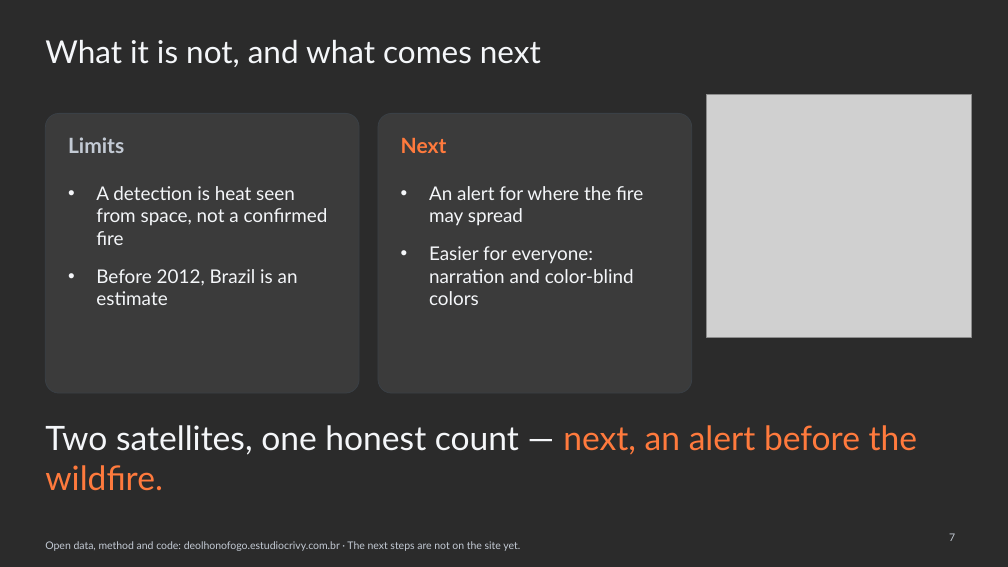
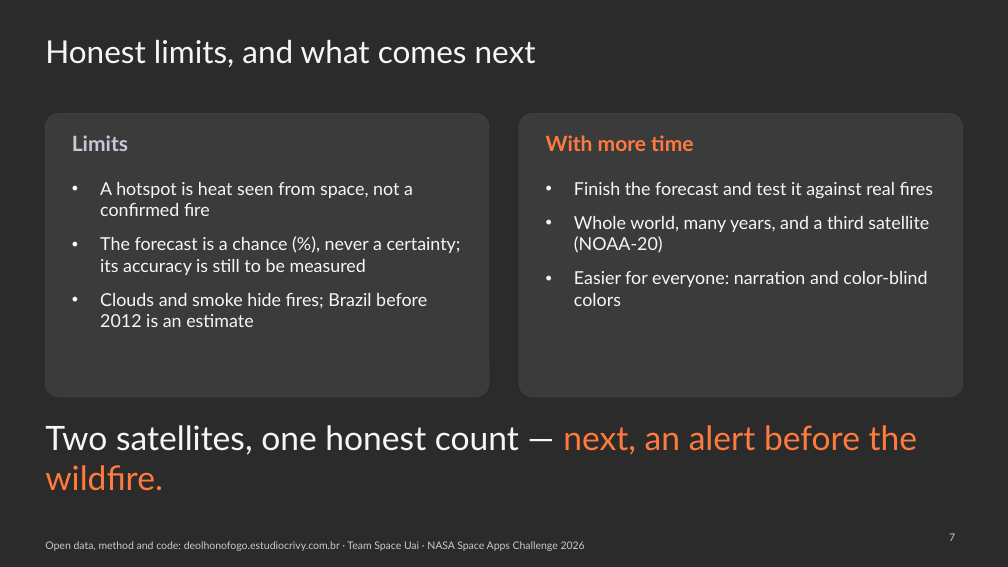
Before and after one commit to WednyFernandes/de-olho-no-fogo, a slide deck: slide 7 of public/apresentacao/de-olho-no-fogo-space-apps-2026-en.pptx. Drawn at 1008x567 pixels with LibreOffice and Linux fonts; fonts in the diff are those of the drawing; grey boxes stand for pictures; background and template pictures are left out; a plain dark background stands for a picture behind light text. Boxes give left, top, right and bottom in pixels: in the first picture for what was removed or moved away, otherwise in the second. Text is boxed around its words. In the diff, an @@ line names an element or a change of style, - is before the commit and + after.

```diff
--- a/public/apresentacao/de-olho-no-fogo-space-apps-2026-en.pptx
+++ b/public/apresentacao/de-olho-no-fogo-space-apps-2026-en.pptx
@@ title at (x1=45, y1=40, x2=536, y2=67): text changed @@
-What it is not, and what comes next
+Honest limits, and what comes next
@@ rounded rectangle resized from (x1=45, y1=113, x2=359, y2=393) to (x1=45, y1=113, x2=489, y2=397) @@
@@ rounded rectangle at (x1=45, y1=113, x2=489, y2=397): proportions changed @@
@@ rounded rectangle at (x1=520, y1=113, x2=963, y2=397): proportions changed @@
@@ rounded rectangle resized from (x1=378, y1=113, x2=692, y2=393) to (x1=520, y1=113, x2=963, y2=397) @@
@@ picture removed at (x1=707, y1=95, x2=972, y2=337) @@
@@ text "Limits" moved from (x1=68, y1=137, x2=124, y2=153) to (x1=72, y1=135, x2=128, y2=151) @@
@@ text removed at (x1=401, y1=138, x2=447, y2=153) @@
-Next
@@ text added at (x1=546, y1=135, x2=693, y2=151), 20 pt, text #FF7A3D, bold @@
+With more time
@@ text at (x1=100, y1=182, x2=461, y2=327): text changed; size 18 to 17 pt @@
-• A detection is heat seen from space, not a confirmed fire
-• Before 2012, Brazil is an estimate
+• A hotspot is heat seen from space, not a confirmed fire
+• The forecast is a chance (%), never a certainty; its accuracy is still to be measured
+• Clouds and smoke hide fires; Brazil before 2012 is an estimate
@@ text removed at (x1=429, y1=186, x2=643, y2=305) @@
-• An alert for where the fire may spread
-• Easier for everyone: narration and color-blind colors
@@ text added at (x1=574, y1=182, x2=934, y2=306), 17 pt, text #F4F6F9 @@
+• Finish the forecast and test it against real fires
+• Whole world, many years, and a third satellite (NOAA-20)
+• Easier for everyone: narration and color-blind colors
@@ text at (x1=45, y1=541, x2=585, y2=551): text changed @@
-Open data, method and code: deolhonofogo.estudiocrivy.com.br · The next steps are not on the site yet.
+Open data, method and code: deolhonofogo.estudiocrivy.com.br · Team Space Uai · NASA Space Apps Challenge 2026
```
Also in this commit, not shown: 3 other slides changed, 2 slides added, 2 slides removed, 14 other files.
